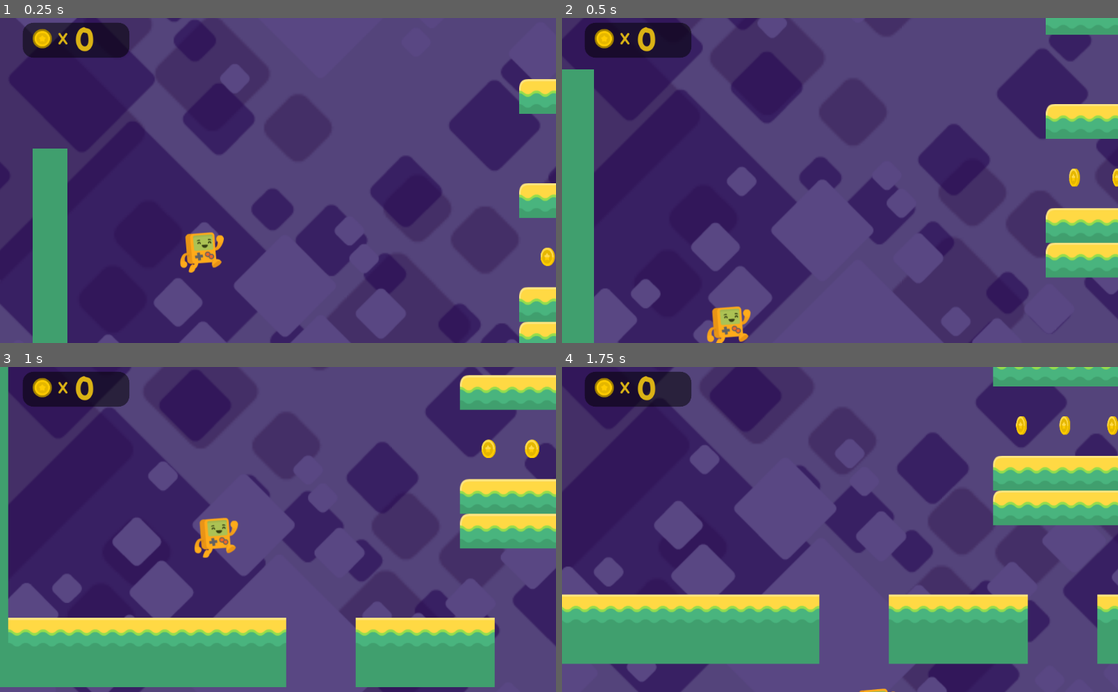
Above: before the commit, frames 1-4 (two rows, left to right).
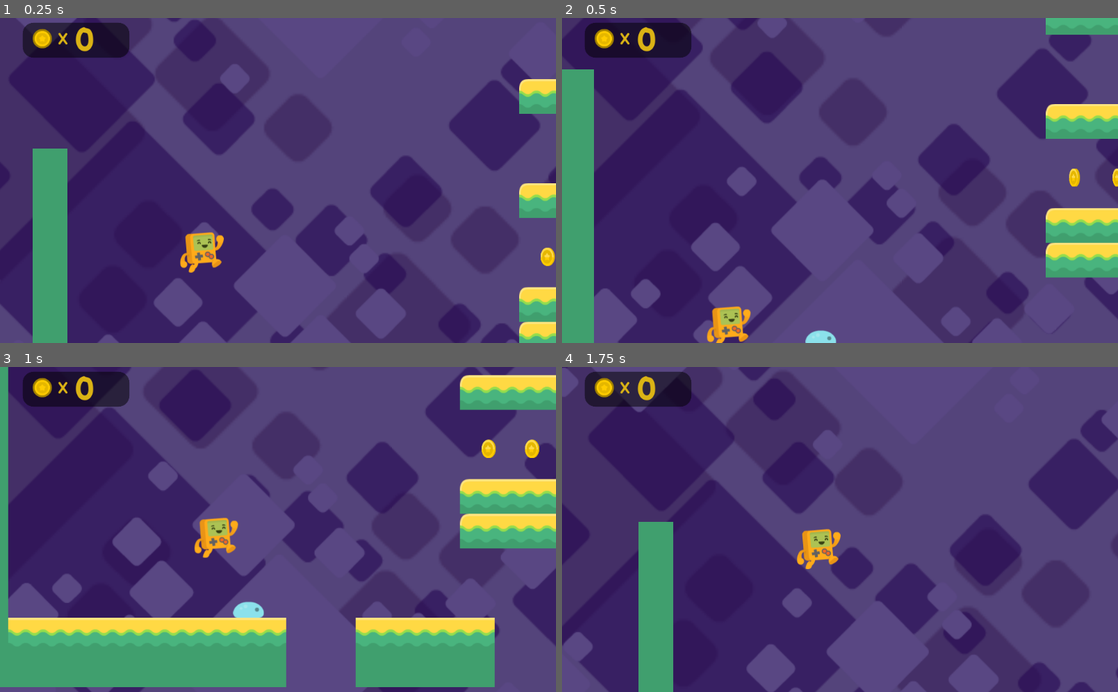
Above: after the commit, the same moments.

Repository: jor-el-swe/PlatformerTutorial
Game: Godot game, scene res://Level1.tscn
Same seed, same stepped clock (60 frames per second), same inputs: the game is played once before the commit and once after it. The project has no main scene, so this scene is started directly.
Inputs:
- Up to frame 1 (0.25 s): no input
- Up to frame 2 (0.5 s): no input
- Up to frame 3 (1 s): hold Right (right) from 0.53 s (still down); tap Space (jump) at 0.77 s
- Up to frame 4 (1.75 s): keep holding Right (right); tap Space (jump) at 1.52 s

Frame 1 is identical in both runs. In frame 2, 0.2% of the frame differs, in the area x 43-50%, y 96-100%; in frame 3, 0.2%; in frame 4, 46%, in the area x 0-100%, y 0-100%.

Commit message:
adds enemy

Diff:
--- a/Level1.tscn
+++ b/Level1.tscn
@@ -9,6 +9,7 @@
 [ext_resource path="res://Assets/HUD/coin_gold.png" type="Texture" id=7]
 [ext_resource path="res://Assets/fonts/BalsamiqSans-Bold.ttf" type="DynamicFontData" id=8]
 [ext_resource path="res://HUD.gd" type="Script" id=9]
+[ext_resource path="res://enemy.tscn" type="PackedScene" id=10]
 
 [sub_resource type="RectangleShape2D" id=1]
 extents = Vector2( 4535.81, 176.353 )
@@ -184,6 +185,17 @@
 [node name="coin7" parent="coins" instance=ExtResource( 6 )]
 position = Vector2( 482.57, -377.801 )
 
+[node name="enemies" type="Node2D" parent="."]
+
+[node name="enemy" parent="enemies" instance=ExtResource( 10 )]
+position = Vector2( -631.44, 341.147 )
+collision_layer = 16
+direction = 1
+
+[node name="enemy2" parent="enemies" instance=ExtResource( 10 )]
+position = Vector2( 137.73, 197.06 )
+collision_layer = 16
+
 [connection signal="body_entered" from="FallZone" to="Attila" method="_on_FallZone_body_entered"]
 [connection signal="coin_collected" from="coins/coin" to="HUD" method="_on_coin_collected"]
 [connection signal="coin_collected" from="coins/coin2" to="HUD" method="_on_coin_collected"]
--- /dev/null
+++ b/enemy.gd
@@ -0,0 +1,19 @@
+extends KinematicBody2D
+
+var velocity = Vector2(0,0)
+export var direction = -1
+const ENEMY_SPEED = 50
+const GRAVITY = 20
+
+func _ready():
+	if direction == 1:
+		$AnimatedSprite.flip_h = true
+
+
+
+func _physics_process(delta):
+
+	velocity.y += GRAVITY
+	velocity.x = ENEMY_SPEED * direction
+
+	move_and_slide(velocity)
--- /dev/null
+++ b/enemy.tscn
@@ -0,0 +1,35 @@
+[gd_scene load_steps=7 format=2]
+
+[ext_resource path="res://Assets/enemies/slimeBlue_blue.png" type="Texture" id=1]
+[ext_resource path="res://Assets/enemies/slimeBlue.png" type="Texture" id=2]
+[ext_resource path="res://Assets/enemies/slimeBlue_squashed.png" type="Texture" id=3]
+[ext_resource path="res://enemy.gd" type="Script" id=4]
+
+[sub_resource type="SpriteFrames" id=2]
+animations = [ {
+"frames": [ ExtResource( 3 ) ],
+"loop": true,
+"name": "squashed",
+"speed": 5.0
+}, {
+"frames": [ ExtResource( 2 ), ExtResource( 1 ) ],
+"loop": true,
+"name": "crawl",
+"speed": 3.0
+} ]
+
+[sub_resource type="CapsuleShape2D" id=3]
+radius = 13.1629
+
+[node name="enemy" type="KinematicBody2D"]
+script = ExtResource( 4 )
+
+[node name="AnimatedSprite" type="AnimatedSprite" parent="."]
+frames = SubResource( 2 )
+animation = "crawl"
+frame = 1
+
+[node name="CollisionShape2D" type="CollisionShape2D" parent="."]
+position = Vector2( 0.928314, 3.7557 )
+rotation = 1.5708
+shape = SubResource( 3 )
Binary file added: Assets/enemies/slimeBlue.png
Not shown, added: Assets/enemies/slimeBlue.png.import
Binary file added: Assets/enemies/slimeBlue_blue.png
Not shown, added: Assets/enemies/slimeBlue_blue.png.import
Binary file added: Assets/enemies/slimeBlue_squashed.png
Not shown, added: Assets/enemies/slimeBlue_squashed.png.import
Not shown: 1 places in Level1.tscn that only renumber resources
